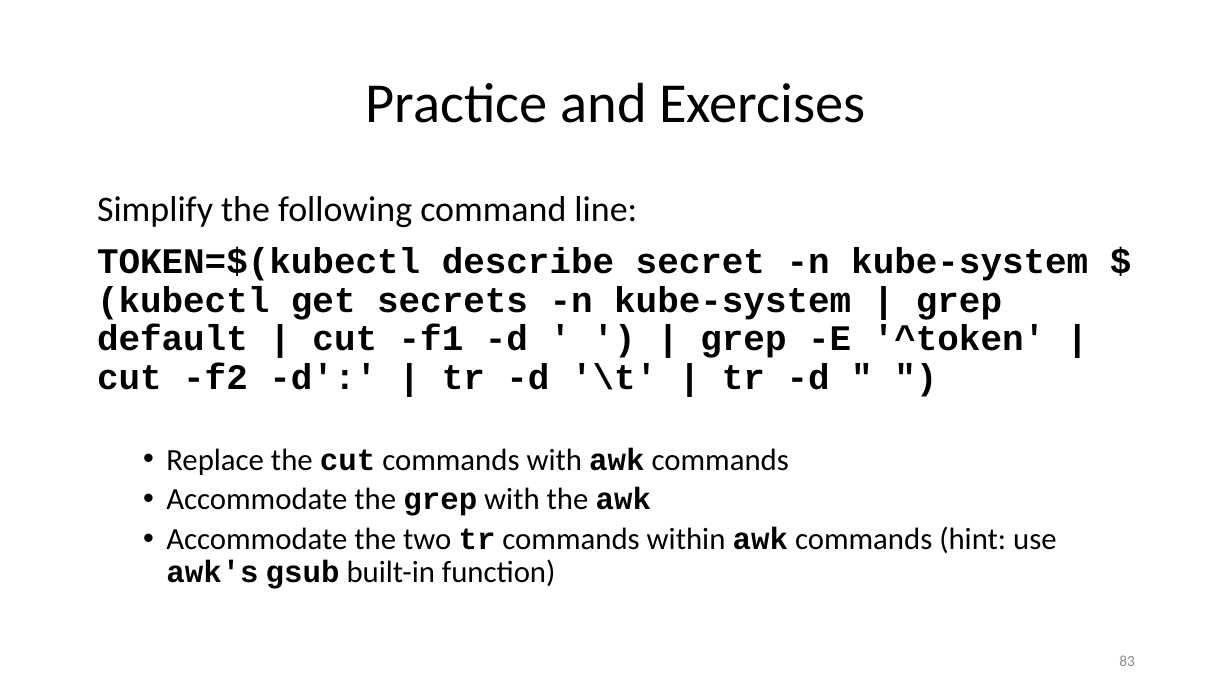
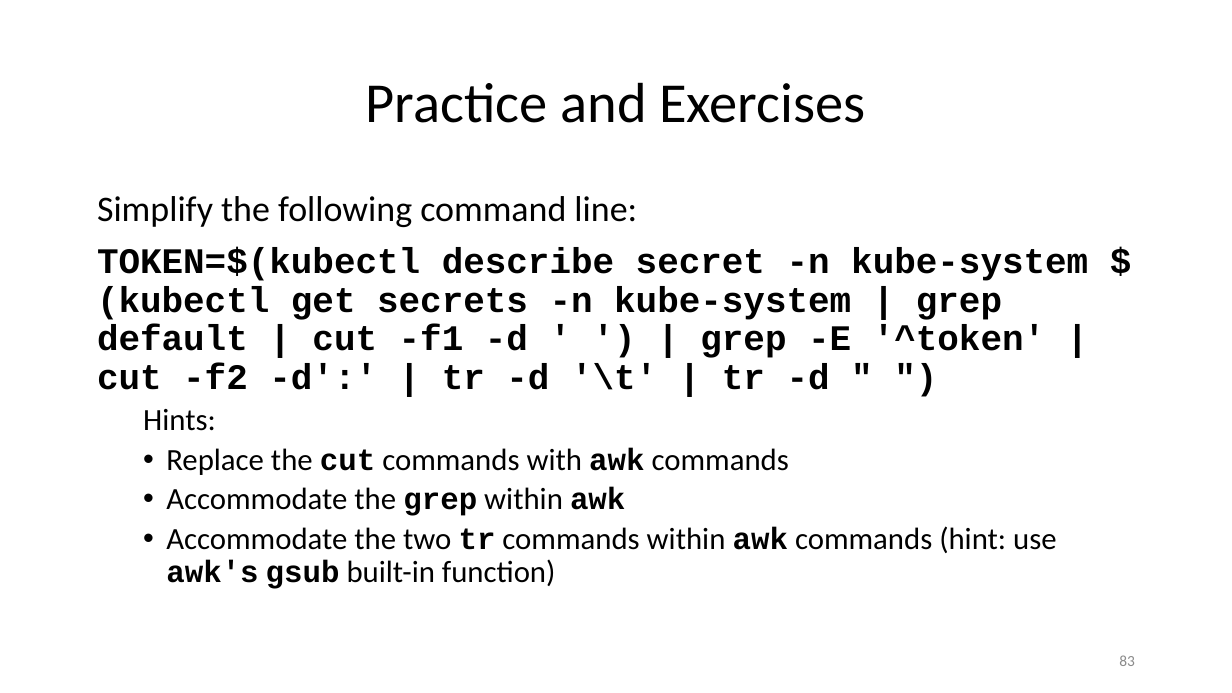
Before and after one commit to ketancmaheshwari/lisa19, a slide deck: slide 83 of lpt_LISA.pptx. Drawn at 1232x693 pixels with LibreOffice and Linux fonts; fonts in the diff are those of the drawing. Boxes give left, top, right and bottom in pixels: in the first picture for what was removed or moved away, otherwise in the second. Text is boxed around its words. In the diff, an @@ line names an element or a change of style, - is before the commit and + after.

```diff
--- a/lpt_LISA.pptx
+++ b/lpt_LISA.pptx
@@ text at [143,409,216,431]: paragraph added @@
+  Hints:
@@ text at [166,487,625,516]: text changed @@
-  • Accommodate the grep with the awk
+  • Accommodate the grep within awk
```
Also in this commit, not shown: 5 other slides changed.
